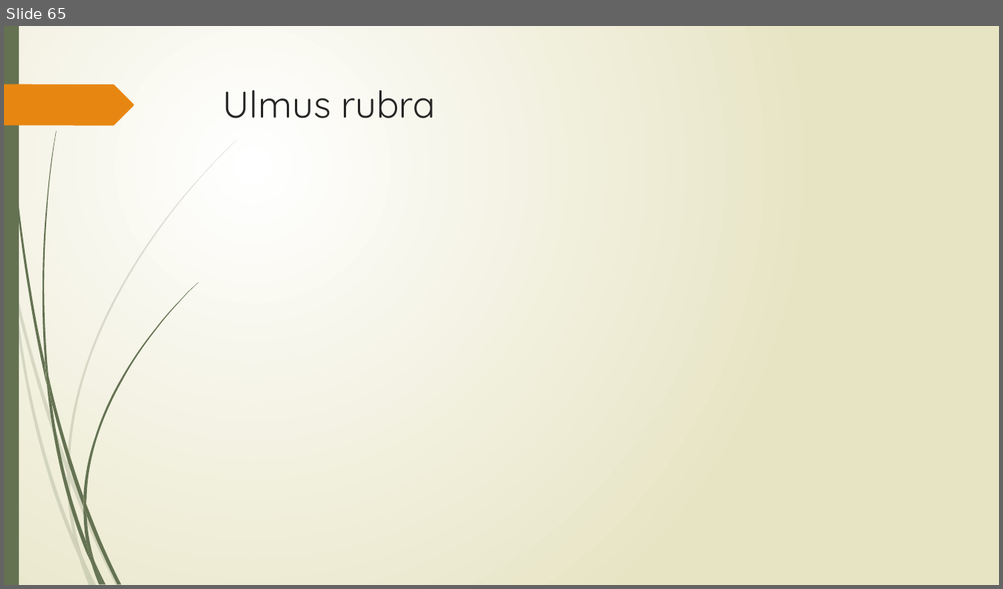
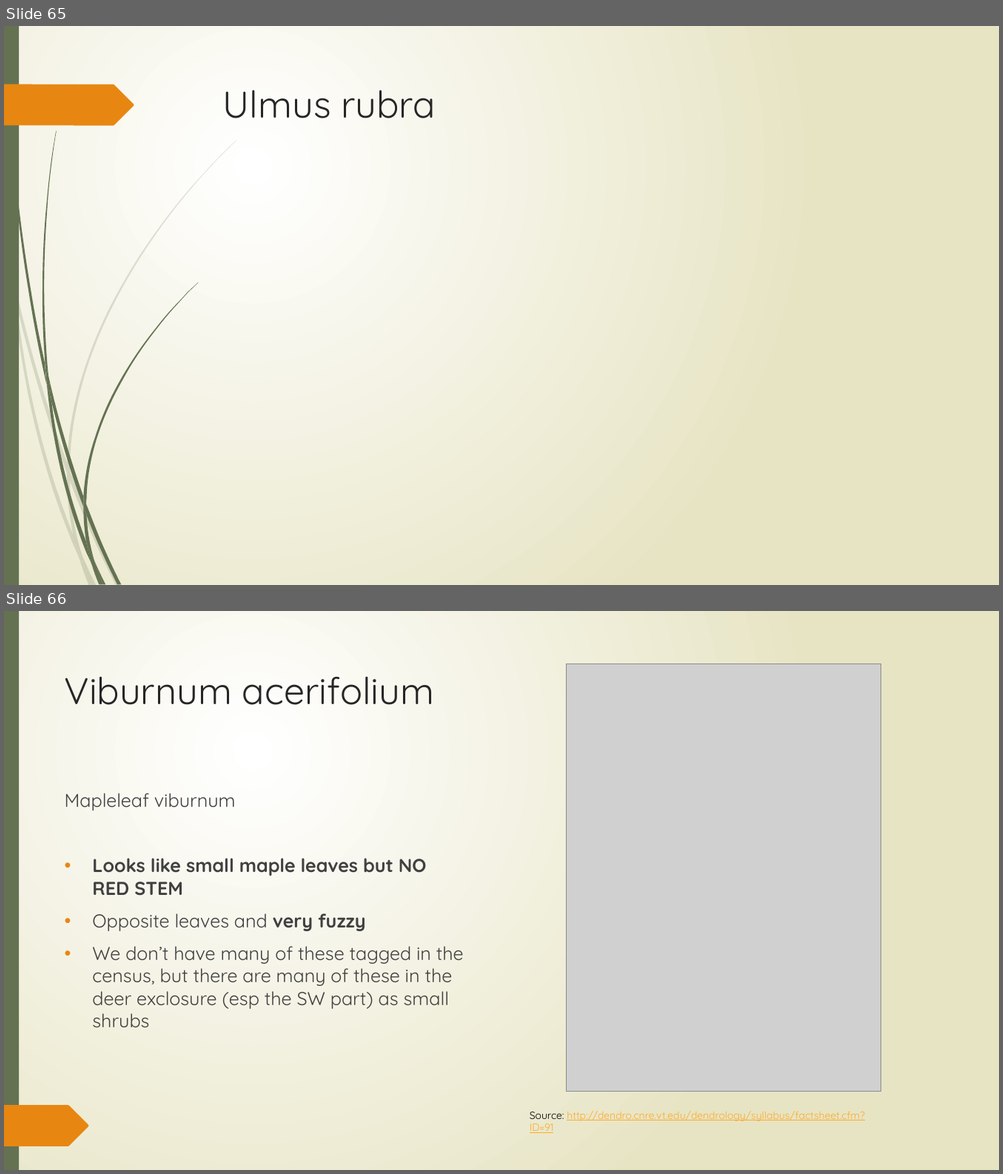
Before and after one commit to SCBI-ForestGEO/SCBI-ForestGEO-Data, a slide deck: species_lists/Full plant list/plants_in_ForestGEO_plot.pptx. Shown one above the other, each under a label of ours: slide 65 before the commit, slides 65 and 66 after it. The pictures are 1003x589 and 1003x1174 pixels, drawn with LibreOffice and Linux fonts; fonts in the diff are those of the drawing; grey boxes stand for pictures. Boxes give left, top, right and bottom in pixels: in the first picture for what was removed or moved away, otherwise in the second. Text is boxed around its words. In the diff, an @@ line names an element or a change of style, - is before the commit and + after.

```diff
--- a/species_lists/Full plant list/plants_in_ForestGEO_plot.pptx
+++ b/species_lists/Full plant list/plants_in_ForestGEO_plot.pptx
@@ slide 66 added at [4, 611, 999, 1170], background gradient #FFFFFF to #E8E6C4; not listed: 23 template elements that a slide beside it also shows @@
@@ rectangle added at [4, 611, 999, 1170], fill gradient #FFFFFF to #E8E6C4 @@
@@ rectangle added at [4, 611, 19, 1170], fill #647252 @@
@@ title added at [65, 676, 434, 705], 36 pt, text #262626 @@
+Viburnum acerifolium
@@ picture added at [566, 664, 881, 1092] @@
@@ text added at [65, 793, 464, 1028], 18 pt, text #404040 @@
+Mapleleaf viburnum
+• Looks like small maple leaves but NO RED STEM
+• Opposite leaves and very fuzzy
+• We don’t have many of these tagged in the census, but there are many of these in the deer exclosure (esp the SW part) as small shrubs
@@ freeform shape added at [4, 1105, 89, 1147], fill #E78712 @@
@@ text added at [529, 1111, 865, 1133], 10 pt, text #FDAB2A, underline @@
+Source: http://dendro.cnre.vt.edu/dendrology/syllabus/factsheet.cfm?ID=91
```
Also in this commit, not shown: 12 slides changed, 3 other slides added, 4 slides removed.
